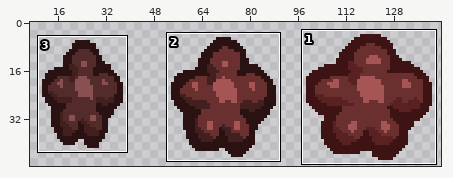
Sprite sheet -- LD42/Content/Textures/red_plant.png. Above, an overview of the earlier version with the close-up marked.
Close-up. Earlier state:
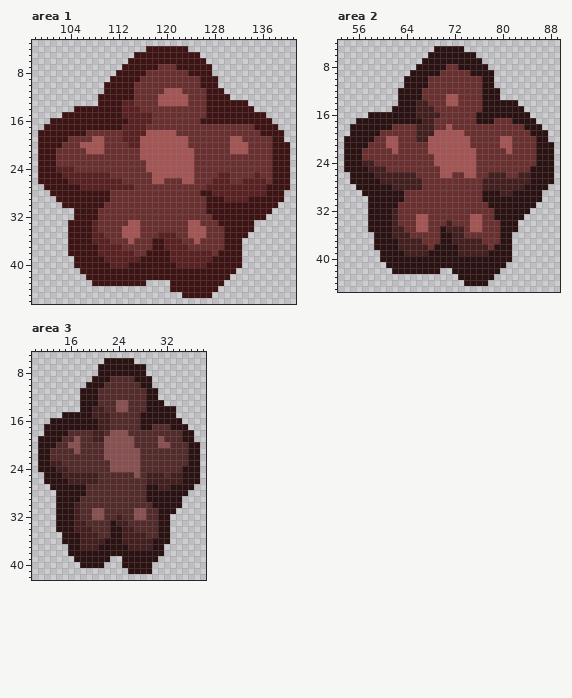
The file is 144x48 pixels. Shown: area 1: x 98..141, y 3..46; area 2: x 53..89, y 4..45; area 3: x 10..38, y 5..42. The wide view leaves out empty margins.
The result:
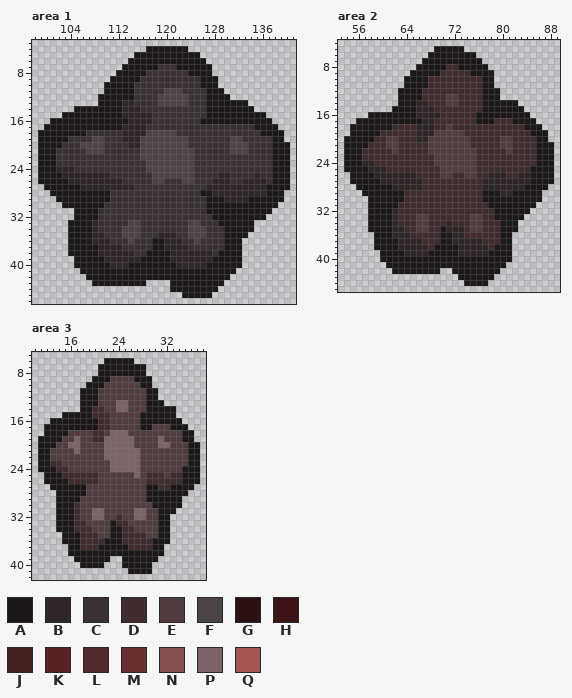
Palette (. is transparent): A #1c1818  B #2e2627  C #3a3134  D #402c2f  E #513c40  F #4b4345  G #2a1212  H #3e1313  J #441f1f  K #592121  L #532b2b  M #6a3030  N #885050  P #7b6368  Q #a65555
Message: Added plants, started prettyifying.
Changes in this commit:
Changed rows in their new state; - is an unchanged pixel.
Area 1:
first column x 99:
 4 ------------------AAAAAAA-----------------
 5 ----------------AAAAAAAAAAA---------------
 6 ---------------AAAAAAAAAAAAA--------------
 7 --------------AAAAAACCCAAAAAA-------------
 8 -------------AAAAACCCCCCCAAAA-------------
 9 ------------AAAAACCCCCCCCCCAAA------------
10 -----------AAAAACCCCCCCCCCCAAA------------
11 -----------AAAAACCCCCFFFCCCCAAA-----------
12 ----------AAAAAACCCCFFFFFCCCAAAA----------
13 ----------AAAABBCCCCFFFFFCCCAAAAAAA-------
14 ------AAAAAAAABBBCCCCCCCCCCCAAAAAAAA------
15 ----AAAAAAAAAABBBBBCCCCCCCCCAAAAAAAAAA----
16 --AAAAAAAAAAAAABBBBCCCCCCCCAAAAAAAAAAAA---
17 -AAAAAAAAAAAAABBBBCCCCCCCCCCCCCCCCCCAAAA--
18 AAAAAAAACCCCCCBBBBFFFFFCCCCCCCCCCCCCCAAAA-
19 AAAAACCCCFFCCCBBBFFFFFFFFCCCCCCCFFCCCCCAA-
20 AAAACCCFFFFCCCCBBFFFFFFFFCCCCCCCFFFCCCCAAA
21 AAACCCCCFFFCCCCCCFFFFFFFFFCCCCCCFFFCCCCAAA
22 AAACCCCCCCCCCCCCCFFFFFFFFFCCCCCCCCCCCCCAAA
23 AAACCCCCCCCCCCCCCCFFFFFFFFCCCCCCCCCCCCCAAA
24 AAABBBCCCCCCCCCCCCFFFFFFFFCCCCCCCCCCCCCAAA
25 AAAABBBBBBBBCCCCCCCFFFFFFFCCCCBBCCCCBCCAAA
26 AAAAABBBBBBBBBCCCCCFFCCCFFCCCBBBCCBBBBCAAA
27 -AAAAAABBBBBBBBBCCCCCCCCCCCCBBBBBBBBBBAAAA
28 --AAAAAAAAAACCCCCCCCCCCCCCCAABBBBBBBBBAAA-
29 ---AAAAAAAAACCCCCCCCCCCCCCCCAAABBBBAAAAAA-
30 ----AAAAAAACCCCCCCCCCCCCCCCCAAAAAAAAAAAA--
31 ------AAAACCCCCCCCCCCCCCCCCCAAAAAAAAAAA---
32 ------AAAACCCCCCCCCCCCCCCCCCCAAAAAAAAA----
33 -----AAAABCCCCCFFCCCCCCCCFFCCCAAAAAA------
34 -----AAAABCCCCFFFCCCCCCCCFFFCCCAAAAA------
35 -----AAAABBCCCFFFCCCBBBCCFFFCCCAAAA-------
36 -----AAAABBBCCCFCCCAABBBCCFCCCCAAA--------
37 -----AAAAABBBBCCCCCAABBBBCCCCCCAAA--------
38 -----AAAAABBBBBBCCAAAABBBBBBBCAAAA--------
39 ------AAAAABBBBBBAAAAABBBBBBBAAAAA--------
40 ------AAAAAABBBAAAAAAAABBBBBAAAAAA--------
41 -------AAAAAAAAAAAAAAAAAAAAAAAAAA---------
42 --------AAAAAAAAAAAAAAAAAAAAAAAA----------
43 ---------AAAAAAAAA----AAAAAAAAA-----------
44 ----------------------AAAAAAAA------------
45 ------------------------AAAAA-------------
Area 2:
first column x 54:
 5 ---------------AAAAA---------------
 6 --------------AAAAAAAA-------------
 7 -------------AAAAAAAAAA------------
 8 ------------AAAAADDAAAAA-----------
 9 -----------AAAAADDDDDAAAA----------
10 ----------AAAADDDDDDDDDAA----------
11 ----------AAAADDDDDDDDDAA----------
12 ---------AAAADDDDDDDDDDAAA---------
13 ---------AAAADDDDEEDDDDAAA---------
14 ---------AAABBDDDEEDDDDAAAAAA------
15 --------AAAABBBDDDDDDDDAAAAAAA-----
16 ----AAAAAAAABBBBDDDDDDAAAAAAAAA----
17 --AAAAAAAAAAABBDDDDDDDAAADDDAAAA---
18 -AAAAAAADDDDBBBDDEDDDDDDDDDDDDAAA--
19 -AAAAADDDDDDBBBEEEEEDDDDDDDDDDDAAA-
20 AAAAADDEEDDDBBEEEEEEEDDDDDEEDDDDAA-
21 AAAADDDEEDDDDDEEEEEEEDDDDDEEDDDDAAA
22 AAADDDDDEDDDDDEEEEEEEEDDDDDEDDDDAAA
23 AAADDDDDDDDDDDDEEEEEEEDDDDDDDDDDAAA
24 AAABBDDDDDDDDDDEEEEEEEDDDDDDDDDDAAA
25 AAAABBBDDDDDDDDDEEEEEEDDDDDDDDDAAAA
26 -AAAABBBBBBBDDDDEEDDEEDDBBBDDBBAAAA
27 -AAAAABBBBBBBDDDDDDDDDDBBBBBBBBAAAA
28 --AAAAAABBBBBDDDDDDDDDDBBBBBBBAAAA-
29 ---AAAAAAADDDDDDDDDDDDDAAABBAAAAA--
30 ----AAAAAADDDDDDDDDDDDDAAAAAAAAAA--
31 ----AAAAADDDDDDDDDDDDDDDAAAAAAAA---
32 ----AAAABDDDDDDDDDDDDDDDDAAAAAA----
33 ----AAAABDDDEEDDDDDDDEEDDAAAAA-----
34 ----AAAABDDDEEDDDBDDDEEDDDAAA------
35 ----AAAABBDDEEDDABBBDEEDDDAAA------
36 -----AAABBBDDDDDAABBDDDDDDAA-------
37 -----AAAABBBBDDDAABBBBBDDDAA-------
38 -----AAAABBBBBDAAAABBBBBDAAA-------
39 ------AAAABBBBAAAAABBBBBAAAA-------
40 ------AAAAAAAAAAAAAAAAAAAAAA-------
41 -------AAAAAAAAAAAAAAAAAAAA--------
42 --------AAAAAAAA--AAAAAAAA---------
43 -------------------AAAAAA----------
44 --------------------AAAA-----------
Area 3:
first column x 11:
 6 -----------AAAAA-----------
 7 ----------AAAAAAAA---------
 8 ----------AAAAAAAA---------
 9 ---------AAAEEEEAAA--------
10 --------AAAEEEEEEAA--------
11 -------AAAEEEEEEEEAA-------
12 -------AAAEEEEEEEEAA-------
13 -------AAAEEEPPEEEAAA------
14 -------AADDEEPPEEEAAAAA----
15 ----AAAAADDDEEEEEAAAAAA----
16 --AAAAAAAADDEEEEEAAAAAAA---
17 -AAAAAAAAADDEEEEEAAEEEAAA--
18 -AAAAEEEEDDEPPPEEEEEEEEEAA-
19 AAAAEEPEEDDPPPPPEEEEPEEEAA-
20 AAAEEPPEEEEPPPPPEEEEPPEEEAA
21 AAEEEEPEEEEPPPPPPEEEEEEEEAA
22 AAEEEEEEEEEPPPPPPEEEEEEEEAA
23 AADDEEEEEEEEPPPPPEEEEEEEEAA
24 AAADDEEEEEEEPPPPPEEEEEEEAAA
25 -AAADDDDDDEEEEEEPEDDDEDDAAA
26 -AAAADDDDDEEEEEEEEDDDDDDAAA
27 --AAAAAAEEEEEEEEEEAADDAAAA-
28 ---AAAAAEEEEEEEEEEAAAAAAA--
29 ---AAAAEEEEEEEEEEEAAAAAA---
30 ---AAADEEEEEEEEEEEEAAAAA---
31 ---AAADEEPPEEEEEPPEEAAA----
32 ---AAADEEPPEEDEEPPEEAA-----
33 ---AAADDEEEEADDEEEEEAA-----
34 ---AAADDDEEEAADDEEEEAA-----
35 ----AAADDDEEAADDDDEEAA-----
36 ----AAADDDDAAADDDDDAAA-----
37 -----AADDDAAAAADDDDAA------
38 -----AAAAAAAAAAAAAAAA------
39 ------AAAAAA--AAAAAA-------
40 -------AAAA---AAAAA--------
41 ---------------AAAA--------
Boxes around the changes in both close-ups, in picture pixels (x1, y1, x2, y2):
changed: (38, 46, 290, 298)
changed: (344, 46, 554, 286)
changed: (38, 358, 200, 574)
